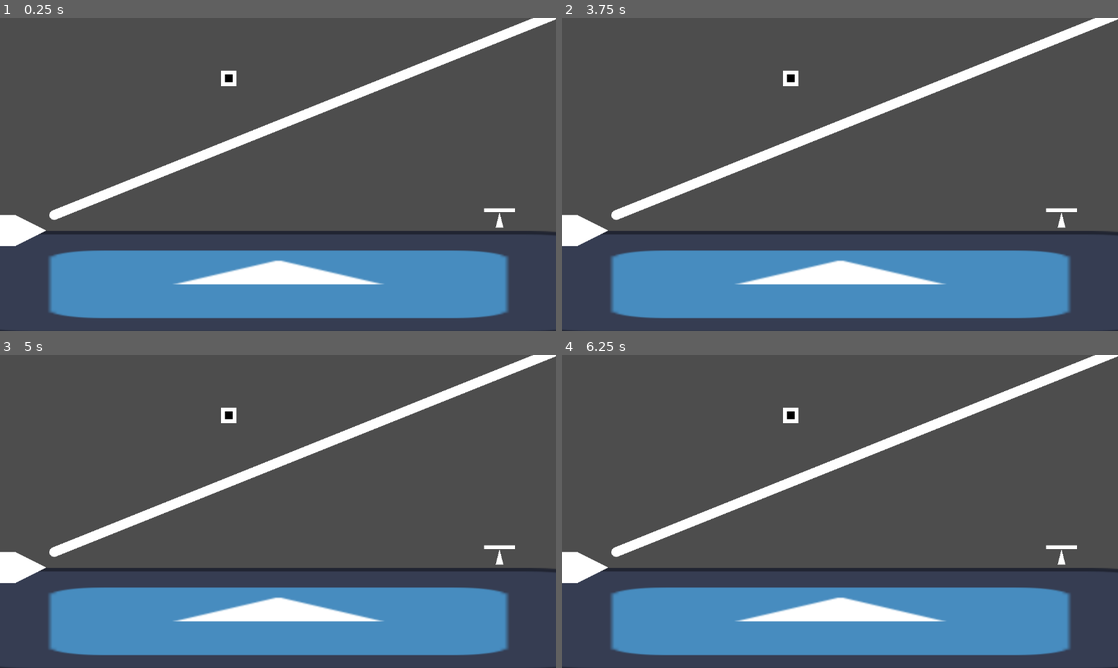
Above: before the commit, frames 1-4 (two rows, left to right).
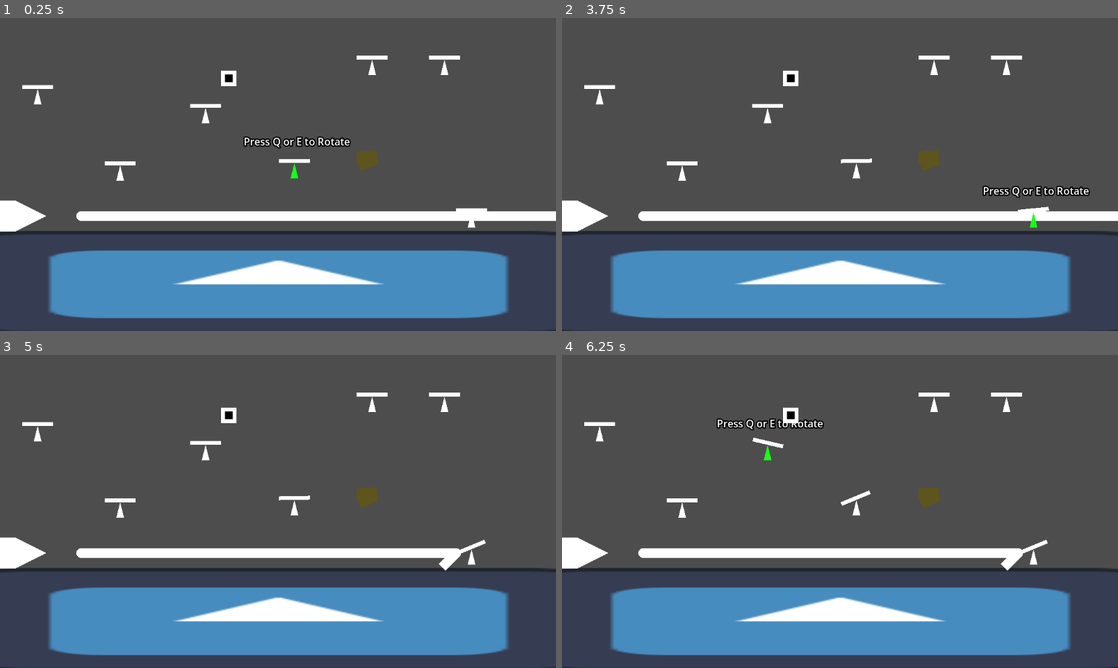
Above: after the commit, the same moments.

Repository: AdilDevStuff/Reflection-Game
Game: Godot game, scene res://scenes/test.tscn
The game is run twice, just before and just after one commit, with the same random seed, the same clock (stepped at 60 frames per second) and the same inputs. This scene is started directly instead of the project's main scene. The engine's default icon, where the game draws it, is replaced by a stand-in: a white triangle on a blue panel in a dark square.
Inputs (mouse positions are in pixels of both pictures, inside the frame that each line leads up to):
- Up to frame 1 (0.25 s): no input
- Up to frame 2 (3.75 s): tap one key every 0.75 s from 0.5 s: Q (rotate_left) Space Enter Space Enter; move the mouse to (962, 158) at 0.52 s; hold E (rotate_right) 0.53-1.28 s; click (962, 158) at 0.6 s; move the mouse to (728, 190) at 1.27 s; hold Q (rotate_left) 1.28-2.03 s; click (728, 190) at 1.35 s; move the mouse to (895, 105) at 2.02 s; hold E (rotate_right) 2.03-3.53 s; click (895, 105) at 2.1 s; move the mouse to (812, 237) at 2.77 s; click (812, 237) at 2.85 s; move the mouse to (1006, 221) at 3.52 s; hold Q (rotate_left) from 3.53 s (still down); click (1006, 221) at 3.6 s
- Up to frame 3 (5 s): keep holding Q (rotate_left); move the mouse to (111, 464) at 4.27 s; click (111, 464) at 4.35 s
- Up to frame 4 (6.25 s): move the mouse to (867, 511) at 5.02 s; click (867, 511) at 5.1 s; move the mouse to (756, 433) at 5.77 s; release Q (rotate_left) at 5.78 s; hold E (rotate_right) from 5.78 s (still down); click (756, 433) at 5.85 s

The runs differ from the first frame. In frame 1, 7.8% of the frame differs, in the area x 0-100%, y 0-73%; in frame 2, 7.8%; in frame 3, 7.0%; in frame 4, 7.4%.

Commit message:
IDK JUST DO IT :-->)

Diff:
--- a/project.godot
+++ b/project.godot
@@ -25,6 +25,7 @@
 Mirror=""
 LightSource=""
 LightSensor=""
+LightRepeater=""
 
 [input]
 
@@ -69,6 +70,7 @@
 2d_physics/layer_2="World"
 2d_physics/layer_3="Mirror"
 2d_physics/layer_4="LightSensor"
+2d_physics/layer_5="LightRepeater"
 
 [rendering]
 
--- a/scenes/level2.tscn
+++ b/scenes/level2.tscn
@@ -1,10 +1,14 @@
-[gd_scene load_steps=6 format=3 uid="uid://kgeucg06f5c7"]
+[gd_scene load_steps=7 format=3 uid="uid://kgeucg06f5c7"]
 
 [ext_resource type="Script" uid="uid://defd2jyehanr6" path="res://scripts/light_ray_manager.gd" id="1_alqfr"]
 [ext_resource type="PackedScene" uid="uid://bjcsplt8ouk6r" path="res://scenes/light_source.tscn" id="2_yqkch"]
 [ext_resource type="PackedScene" uid="uid://def2eojugjglu" path="res://scenes/mirror.tscn" id="3_6ep0u"]
 [ext_resource type="PackedScene" uid="uid://bcy1wol21qaoy" path="res://scenes/light_sensor.tscn" id="4_hrcei"]
 [ext_resource type="PackedScene" uid="uid://bc753si75kru0" path="res://scenes/player.tscn" id="5_xa7n4"]
+
+[sub_resource type="Curve" id="Curve_alqfr"]
+_data = [Vector2(0, 1), 0.0, 0.0, 0, 0, Vector2(0.99999, 0.100093), 0.0, 0.0, 0, 0, Vector2(1, 0.507484), 0.0, 0.0, 0, 0]
+point_count = 3
 
 [node name="World" type="Node2D"]
 
@@ -38,7 +42,8 @@
 position = Vector2(32, 440)
 
 [node name="Line2D" type="Line2D" parent="LightRayManager"]
-width = 20.0
+width = 25.0
+width_curve = SubResource("Curve_alqfr")
 joint_mode = 2
 begin_cap_mode = 2
 
--- /dev/null
+++ b/scenes/light_repeater.tscn
@@ -0,0 +1,14 @@
+[gd_scene load_steps=2 format=3 uid="uid://bf2c7jprq5rq3"]
+
+[sub_resource type="CircleShape2D" id="CircleShape2D_4o6m5"]
+radius = 42.0119
+
+[node name="LightRepeater" type="CharacterBody2D" groups=["LightRepeater"]]
+collision_layer = 16
+
+[node name="CollisionShape2D" type="CollisionShape2D" parent="."]
+shape = SubResource("CircleShape2D_4o6m5")
+
+[node name="Polygon2D" type="Polygon2D" parent="."]
+color = Color(0.372352, 0.330674, 0.114947, 1)
+polygon = PackedVector2Array(-19, -19, 22, -21, 25, 8, -10, 22, -20, 0)
--- a/scenes/test.tscn
+++ b/scenes/test.tscn
@@ -6,6 +6,7 @@
 [ext_resource type="PackedScene" uid="uid://def2eojugjglu" path="res://scenes/mirror.tscn" id="4_uacia"]
 [ext_resource type="PackedScene" uid="uid://bcy1wol21qaoy" path="res://scenes/light_sensor.tscn" id="5_yk7ts"]
 [ext_resource type="PackedScene" uid="uid://bc753si75kru0" path="res://scenes/player.tscn" id="6_ajshl"]
+[ext_resource type="PackedScene" uid="uid://bf2c7jprq5rq3" path="res://scenes/light_repeater.tscn" id="6_at5dv"]
 
 [sub_resource type="RectangleShape2D" id="RectangleShape2D_k0juu"]
 size = Vector2(128, 130)
@@ -30,10 +31,10 @@
 raycast = NodePath("LightRay")
 
 [node name="RayOrigin" type="Marker2D" parent="LightRayManager"]
-position = Vector2(112, 408)
+position = Vector2(168, 410)
 
 [node name="LightSource" parent="LightRayManager" instance=ExtResource("3_jcd4p")]
-position = Vector2(32, 440)
+position = Vector2(32, 410)
 
 [node name="Line2D" type="Line2D" parent="LightRayManager"]
 width = 20.0
@@ -41,14 +42,36 @@
 begin_cap_mode = 2
 
 [node name="LightRay" type="RayCast2D" parent="LightRayManager"]
-collision_mask = 14
+collision_mask = 30
+hit_from_inside = true
 
 [node name="Mirrors" type="Node2D" parent="LightRayManager"]
 
 [node name="Mirror" parent="LightRayManager/Mirrors" instance=ExtResource("4_uacia")]
-position = Vector2(1035, 434)
+position = Vector2(977, 434)
+
+[node name="Mirror2" parent="LightRayManager/Mirrors" instance=ExtResource("4_uacia")]
+position = Vector2(771, 118)
+
+[node name="Mirror3" parent="LightRayManager/Mirrors" instance=ExtResource("4_uacia")]
+position = Vector2(921, 118)
+
+[node name="Mirror4" parent="LightRayManager/Mirrors" instance=ExtResource("4_uacia")]
+position = Vector2(610, 332)
+
+[node name="Mirror5" parent="LightRayManager/Mirrors" instance=ExtResource("4_uacia")]
+position = Vector2(426, 218)
+
+[node name="Mirror6" parent="LightRayManager/Mirrors" instance=ExtResource("4_uacia")]
+position = Vector2(249, 337)
+
+[node name="Mirror7" parent="LightRayManager/Mirrors" instance=ExtResource("4_uacia")]
+position = Vector2(78, 179)
 
 [node name="LightSensor" parent="LightRayManager" instance=ExtResource("5_yk7ts")]
 position = Vector2(474, 125)
 
+[node name="LightRepeater" parent="LightRayManager" instance=ExtResource("6_at5dv")]
+position = Vector2(758, 295)
+
 [node name="Player" parent="." instance=ExtResource("6_ajshl")]
--- a/scripts/light_ray_manager.gd
+++ b/scripts/light_ray_manager.gd
@@ -1,6 +1,6 @@
 extends Node2D
 
-@export var max_bounces: int = 10
+@export var max_bounces: int = 3
 
 @export var line: Line2D
 @export var ray_origin: Marker2D
@@ -24,6 +24,7 @@
 
 	for _i in range(max_bounces):
 		var result = cast_ray(start, direction)
+
 		if result:
 			var collision_point = result.position
 			var collider = result.collider
@@ -32,12 +33,19 @@
 			points.append(collision_point)
 
 			if collider.is_in_group("Mirror"):
-				print("%.2f" % direction.dot(normal))
-				if direction.dot(normal) > 0:
-					break
+				# print("%.2f" % direction.dot(normal))
+
+				#if direction.dot(normal) > 0:
+					#break
 
 				direction = direction.bounce(normal)
 				start = collision_point + direction * 1
+
+			## TODO: FIX THIS idk what to do ;C
+			elif collider.is_in_group("LightRepeater"):
+				# how do i make light repeat ?-?
+				# restart the loop ??
+				print("Repeat light")
 
 			# so many elifs, we are not elves
 			elif collider.is_in_group("LightSensor"):
@@ -49,6 +57,7 @@
 		else:
 			points.append(start + direction * 2000)
 			break
+
 	update_line(points)
 
 
--- a/scripts/mirror.gd
+++ b/scripts/mirror.gd
@@ -3,7 +3,7 @@
 
 @onready var mirror_handle: Polygon2D = $MirrorHandle
 
-@export var rotation_speed: float = 60.0
+@export var rotation_speed: float = 30.0
 @export var label: Label
 @export var mirror_pivot: Node2D
 
Not shown: 1 places in scenes/test.tscn that only renumber resources
